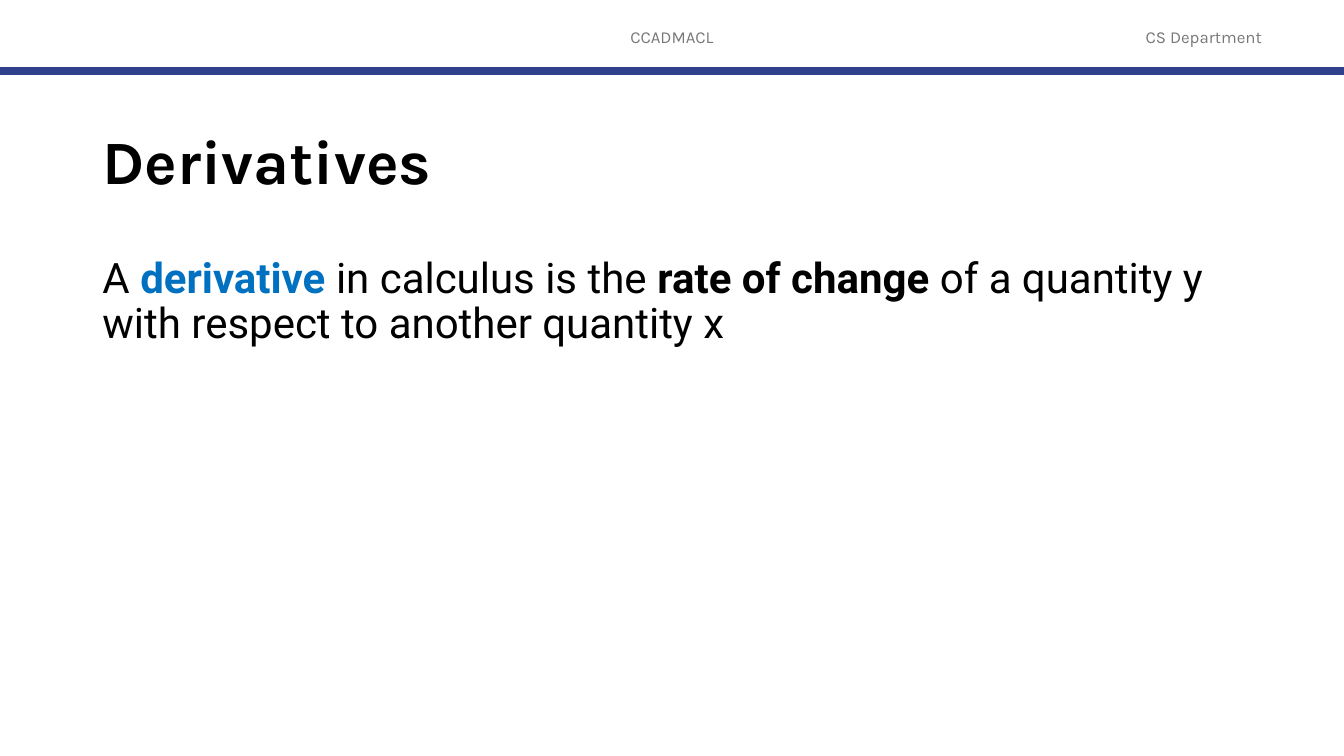
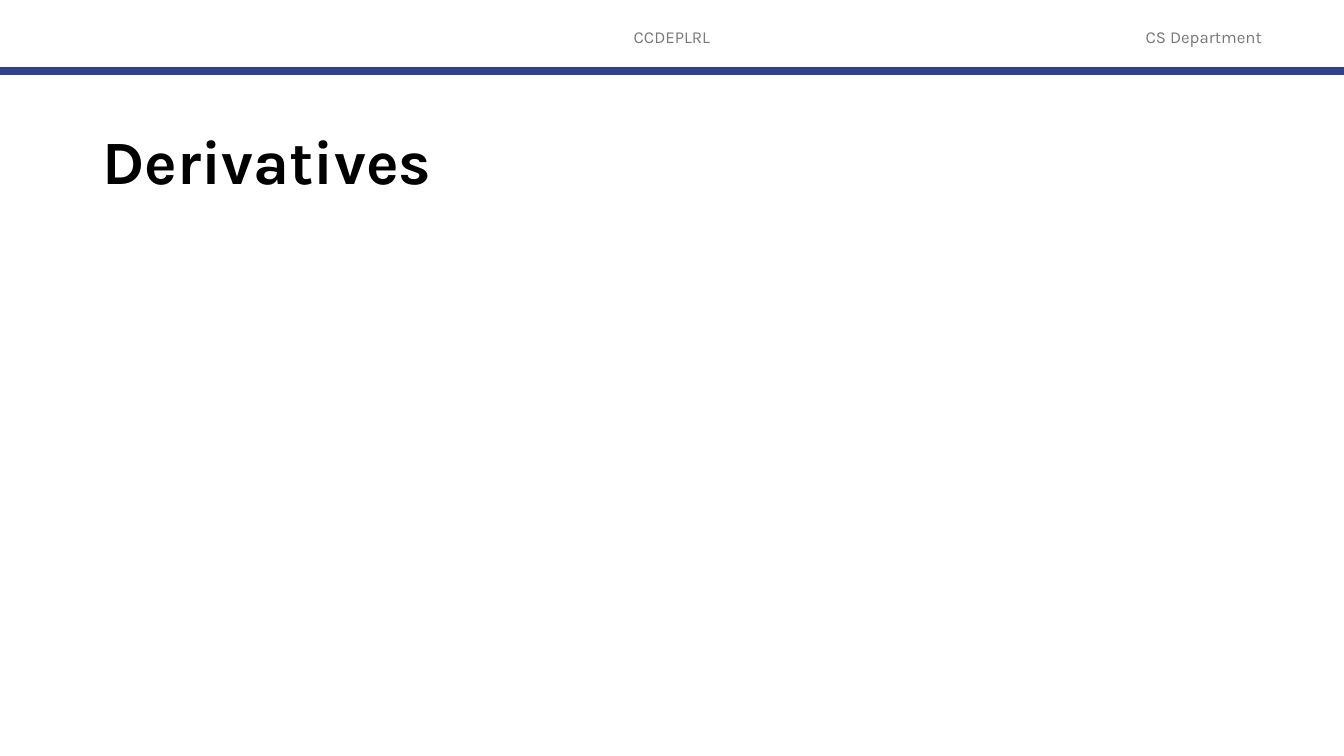
Before and after one commit to robitussin/CCDEPLRL, a slide deck: slide 3 of 2 - Training Neural Networks/The Chain Rule.pptx. Drawn at 1344x756 pixels with LibreOffice and Linux fonts; fonts in the diff are those of the drawing; grey boxes stand for pictures; background and template pictures are left out. Boxes give left, top, right and bottom in pixels: in the first picture for what was removed or moved away, otherwise in the second. Text is boxed around its words. In the diff, an @@ line names an element or a change of style, - is before the commit and + after.

```diff
--- a/2 - Training Neural Networks/The Chain Rule.pptx
+++ b/2 - Training Neural Networks/The Chain Rule.pptx
@@ text at (x1=634, y1=32, x2=710, y2=43): text changed @@
-CCADMACL
+CCDEPLRL
@@ text removed at (x1=102, y1=261, x2=1203, y2=347) @@
-A derivative in calculus is the rate of change of a quantity y with respect to another quantity x
```
Also in this commit, not shown: 57 other slides changed.
